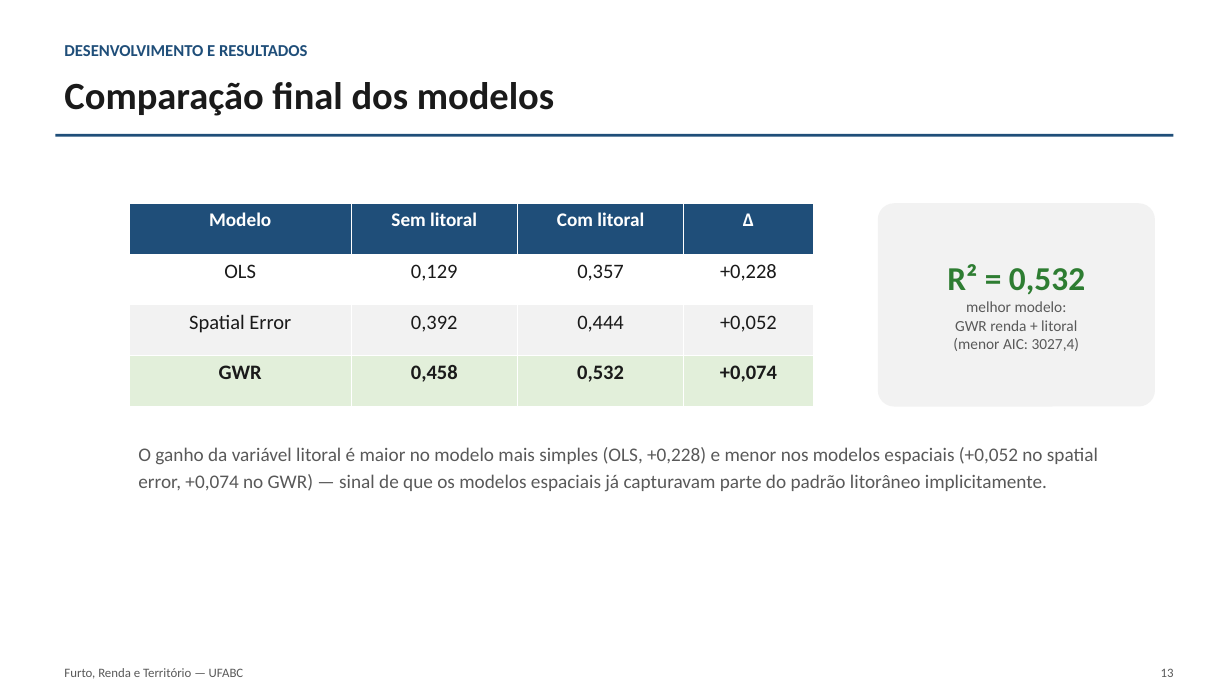
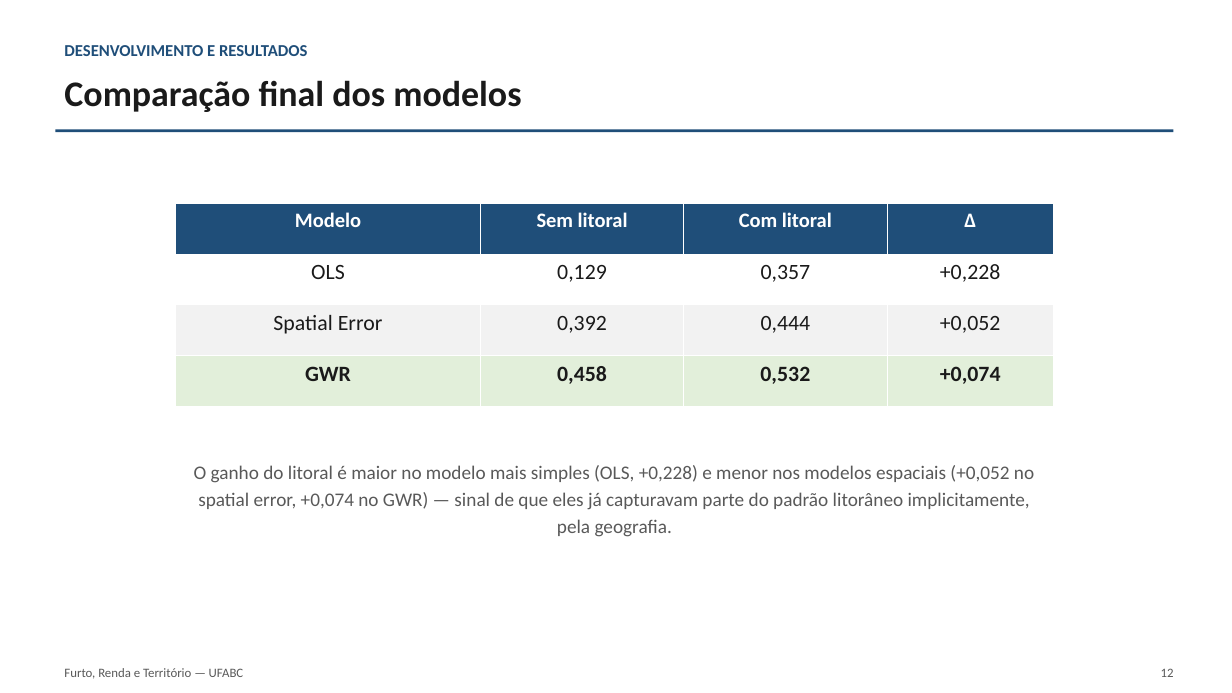
Before and after one commit to euusoujc/territory, a slide deck: slide 12 of slides/apresentacao_final.pptx (slide 13 before the commit). Drawn at 1232x693 pixels with LibreOffice and Linux fonts; fonts in the diff are those of the drawing. Boxes give left, top, right and bottom in pixels: in the first picture for what was removed or moved away, otherwise in the second. Text is boxed around its words. In the diff, an @@ line names an element or a change of style, - is before the commit and + after.

```diff
--- a/slides/apresentacao_final.pptx
+++ b/slides/apresentacao_final.pptx
@@ text "Comparação final dos modelos" at bbox=[64, 80, 521, 112]: size 30 to 28 pt @@
@@ rectangle: place and size @@
-rectangle at bbox=[55, 134, 1174, 137]
+rectangle at bbox=[55, 129, 1174, 132]
@@ table at bbox=[176, 203, 1054, 407] @@
@@ size 15 to 16 pt in "Modelo", "Sem litoral", "Com litoral", "Δ" @@
@@ size 16 to 17 pt in "OLS", "0,129", "0,357", "+0,228" and 8 more places @@
@@ table: place and size @@
-table at bbox=[129, 203, 813, 407]
+table at bbox=[176, 203, 1054, 407]
@@ rounded rectangle removed at bbox=[878, 203, 1155, 407] @@
-R² = 0,532
-melhor modelo:
-GWR renda + litoral
-(menor AIC: 3027,4)
@@ text at bbox=[194, 465, 1034, 537]: text changed @@
-O ganho da variável litoral é maior no modelo mais simples (OLS, +0,228) e menor nos modelos espaciais (+0,052 no spatial error, +0,074 no GWR) — sinal de que os modelos espaciais já capturavam parte do padrão litorâneo implicitamente.
+O ganho do litoral é maior no modelo mais simples (OLS, +0,228) e menor nos modelos espaciais (+0,052 no spatial error, +0,074 no GWR) — sinal de que eles já capturavam parte do padrão litorâneo implicitamente, pela geografia.
```
Also in this commit, not shown: 7 other slides changed, 5 slides added, 7 slides removed, 3 other files.
